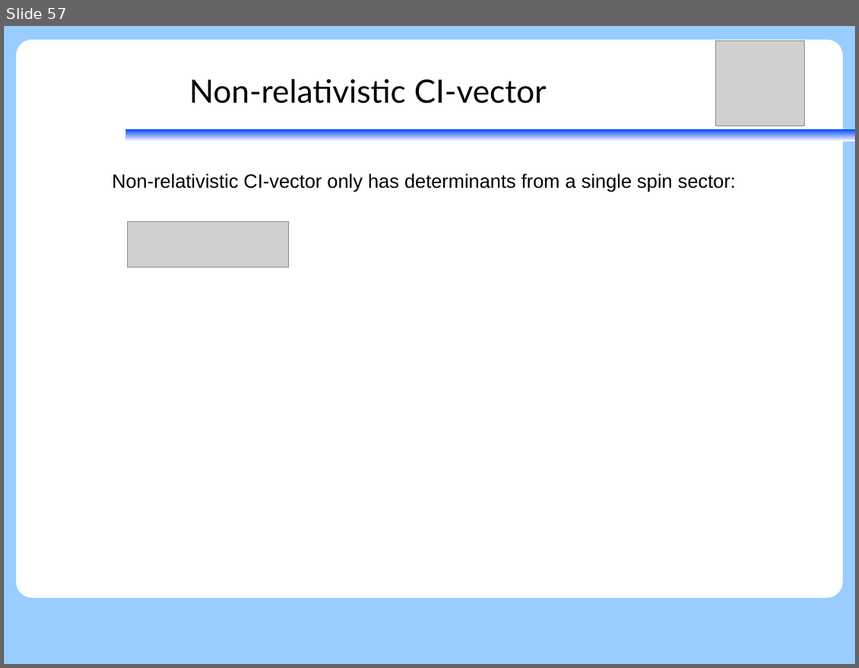
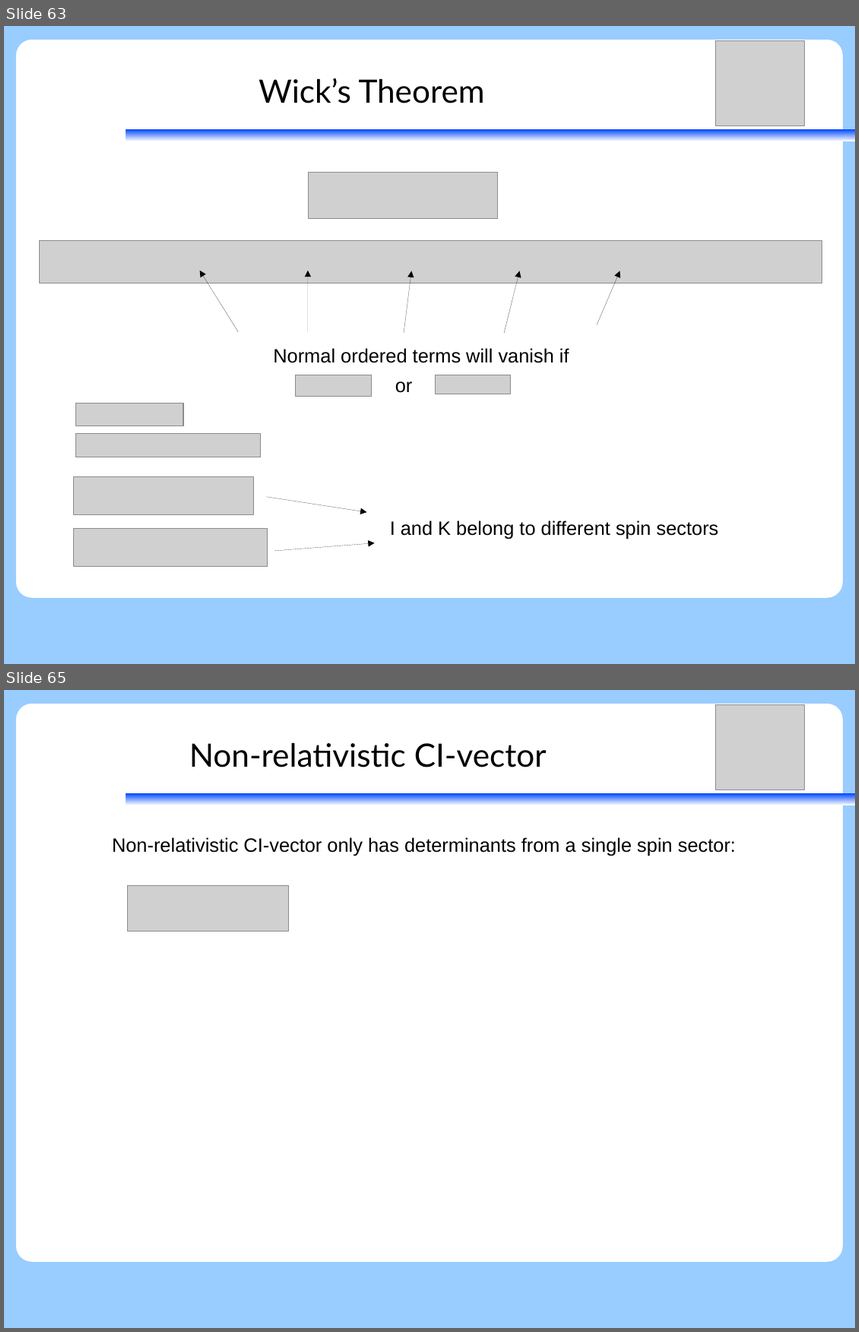
Before and after one commit to peterjohncherry/Presentations-etc, a slide deck: SGROUP_28062017/28062017_peter_relxms-caspt2-ci_seperation.odp. Shown one above the other, each under a label of ours: slide 57 before the commit, slides 63 and 65 after it; the slides between them are not shown. The pictures are 859x668 and 859x1332 pixels, drawn with LibreOffice and Linux fonts; fonts in the diff are those of the drawing; grey boxes stand for pictures. Boxes give left, top, right and bottom in pixels: in the first picture for what was removed or moved away, otherwise in the second. Text is boxed around its words. In the diff, an @@ line names an element or a change of style, - is before the commit and + after.

```diff
--- a/SGROUP_28062017/28062017_peter_relxms-caspt2-ci_seperation.odp
+++ b/SGROUP_28062017/28062017_peter_relxms-caspt2-ci_seperation.odp
@@ slide 63 added at (4,26,855,664), background #99CCFF; not listed: 2 template elements that a slide beside it also shows @@
@@ picture added at (715,40,804,126) @@
@@ title added at (259,78,485,104), 30 pt, text #000000 @@
+Wick’s Theorem
@@ picture added at (308,172,497,218) @@
@@ picture added at (40,241,823,283) @@
@@ arrow added from (239, 332) to (200, 271), #000000 0 pt @@
@@ arrow added from (308, 332) to (308, 271), #000000 0 pt @@
@@ arrow added from (404, 332) to (412, 271), #000000 0 pt @@
@@ arrow added from (505, 332) to (520, 271), #000000 0 pt @@
@@ arrow added from (598, 325) to (620, 271), #000000 0 pt @@
@@ text added at (273,348,569,363), 18 pt, text #000000 @@
+Normal ordered terms will vanish if
@@ picture added at (295,375,372,397) @@
@@ text added at (395,382,413,393), 18 pt, text #000000 @@
+or
@@ picture added at (435,375,511,395) @@
@@ picture added at (76,404,184,426) @@
@@ picture added at (76,434,260,457) @@
@@ picture added at (73,477,253,515) @@
@@ arrow added from (267, 497) to (367, 512), #000000 0 pt @@
@@ text added at (390,521,719,539), 18 pt, text #000000 @@
+I and K belong to different spin sectors
@@ picture added at (73,529,268,567) @@
@@ arrow added from (275, 551) to (375, 544), #000000 0 pt @@
@@ what was slide 57 is now slide 65 @@
```
Also in this commit, not shown: 10 slides changed, 9 other slides added, 3 slides removed, 1 other file.
